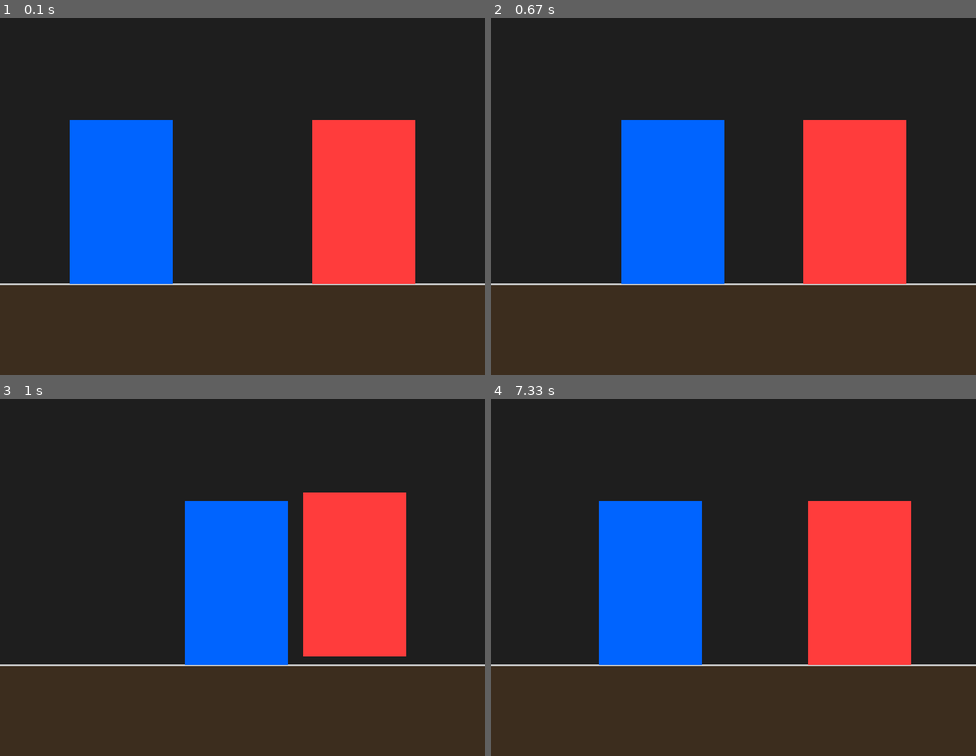
Above: before the commit, frames 1-4 (two rows, left to right).
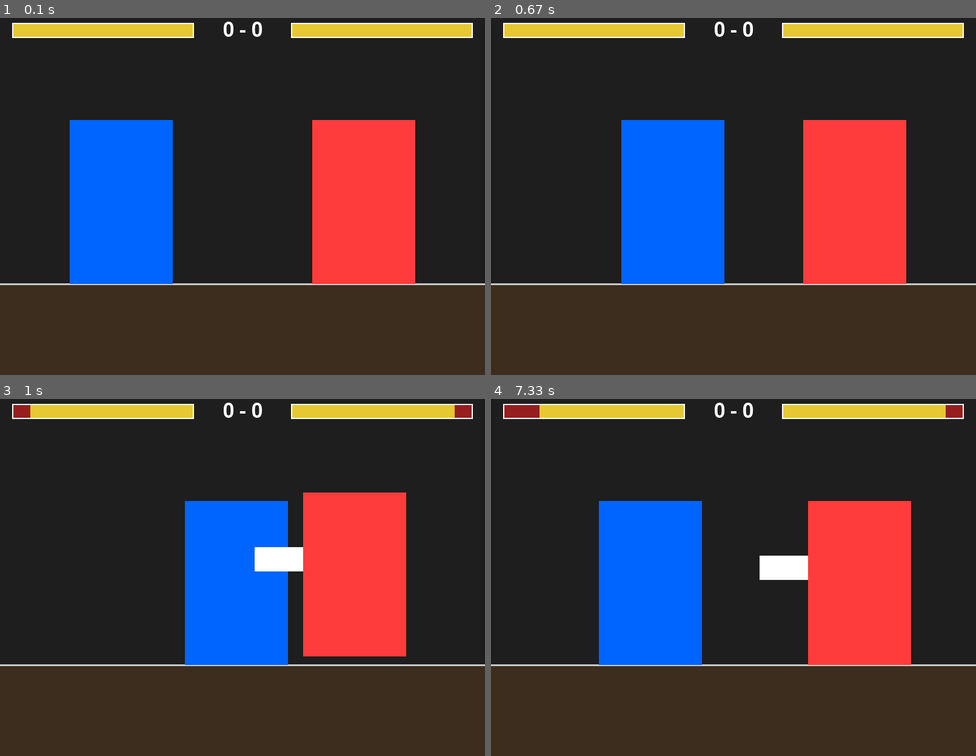
Above: after the commit, the same moments.

Repository: AveryDaGamer/Python-Cubed
Game: pygame game, started from Python Cubed/Pygame Test.py
Two runs of this game, one before a commit and one after it. Both use one fixed random seed, a clock stepped at 60 frames per second and the inputs below.
Inputs:
- Up to frame 1 (0.1 s): no input
- Up to frame 2 (0.67 s): hold Q from 0.33 s (still down); hold D from 0.33 s (still down)
- Up to frame 3 (1 s): release Q at 0.8 s; release D at 0.8 s; hold U from 0.83 s (still down); hold D from 0.83 s (still down); tap J at 0.9 s; tap I at 0.98 s
- Up to frame 4 (7.33 s): tap J at 1.2, 1.4, 1.7, 1.9, 2.23, 2.53, 2.73, 3.03, 3.3, 3.6, 3.73, 4.13, 4.43, 4.8, 5.1, 5.3, 5.6, 5.8, 6.13, 6.43, 6.63, 6.93, 7.2 s; release U at 1.3 s; release D at 1.3 s; hold D 1.33-1.8 s; hold W 1.83-2.13 s; hold D 2.17-2.63 s; tap I at 2.32, 3.82, 5.38, 6.72 s; hold A 2.67-3.2 s; hold A 3.23-3.63 s; hold W 3.67-4.03 s; hold D 4.07-4.7 s; hold A 4.73-5.2 s; hold D 5.23-5.7 s; hold W 5.73-6.03 s; hold D 6.07-6.53 s; hold A 6.57-7.1 s; hold A from 7.13 s (still down); tap U at 7.28 s

The runs differ from the first frame. In frame 1, 3.3% of the frame differs, in the area x 2-98%, y 1-6%; in frame 2, 3.3%; in frame 3, 4.0%, in the area x 2-98%, y 1-49%; in frame 4, 4.0%.

Commit message:
Player Movement, Gravity, Hitbox, Attack, Healthbar, Score.py

Diff:
--- a/Python Cubed/Pygame Test.py
+++ b/Python Cubed/Pygame Test.py
@@ -1,6 +1,8 @@
 import pygame
 pygame.init()
 
+font = pygame.font.Font(None, 48)
+score = [0, 0]  # rounds won: [player1, player2]
 screen = pygame.display.set_mode((800, 600))
 pygame.display.set_caption("My First Pygame")
 GROUND_Y = 450  # y-coordinate of the floor line (150px above the bottom of a 600px window)
@@ -16,7 +18,12 @@
         self.vel_y = 0
         self.on_ground = True
         self.controls = controls  # dict: {'left': key, 'right': key, 'jump': key}
-
+        self.max_health = 100
+        self.health = 100
+        self.facing = 1          # 1 = facing right, -1 = facing left
+        self.attacking = 0       # frames remaining in the current punch
+        self.attack_cooldown = 0 # frames until you can punch again
+        self.has_hit = False     # whether this punch already landed
     def update(self):
         keys = pygame.key.get_pressed()
         if keys[self.controls['left']]:
@@ -27,7 +34,17 @@
         if keys[self.controls['jump']] and self.on_ground:
             self.vel_y = -15
             self.on_ground = False
+        # count down attack timers
+        if self.attacking > 0:
+            self.attacking -= 1
+        if self.attack_cooldown > 0:
+            self.attack_cooldown -= 1
 
+        # start a punch
+        if keys[self.controls['punch']] and self.attack_cooldown == 0:
+            self.attacking = 10       # punch is "out" for 10 frames
+            self.attack_cooldown = 25 # can't punch again for 25 frames total
+            self.has_hit = False
         self.vel_y += 0.8
         self.rect.y += self.vel_y
 
@@ -40,15 +57,24 @@
             self.rect.left = 0
         if self.rect.right > 800:
             self.rect.right = 800
-
-p1_controls = {'left': pygame.K_a, 'right': pygame.K_d, 'jump': pygame.K_w}
-p2_controls = {'left': pygame.K_j, 'right': pygame.K_l, 'jump': pygame.K_i}
+    def get_hitbox(self):
+            if self.attacking <= 0:
+                return None
+            w, h = 80, 40   # sized for your 170x270 players
+            if self.facing == 1:
+                return pygame.Rect(self.rect.right, self.rect.top + 90, w, h)
+            else:
+                return pygame.Rect(self.rect.left - w, self.rect.top + 90, w, h)
+p1_controls = {'left': pygame.K_a, 'right': pygame.K_d, 'jump': pygame.K_w, 'punch': pygame.K_q}
+p2_controls = {'left': pygame.K_j, 'right': pygame.K_l, 'jump': pygame.K_i, 'punch': pygame.K_u}
 
 player1 = Player(200, (0, 100, 255), p1_controls)   # blue, starts left
 player2 = Player(600, (255, 60, 60), p2_controls)   # red, starts right
 
 all_sprites = pygame.sprite.Group()
 all_sprites.add(player1, player2)
+
+
 
 clock = pygame.time.Clock()
 def resolve_player_collision(p1, p2):
@@ -71,24 +97,74 @@
             p.rect.left = 0
         if p.rect.right > 800:
             p.rect.right = 800
+
+def draw_hud(surface, p1, p2, score):
+    BAR_WIDTH = 300
+    BAR_HEIGHT = 25
+    MARGIN = 20
+    Y = 20
+
+    # --- Player 1 bar (left side, drains toward the left) ---
+    p1_ratio = max(p1.health, 0) / p1.max_health
+    # background (red = lost health)
+    pygame.draw.rect(surface, (150, 30, 30), (MARGIN, Y, BAR_WIDTH, BAR_HEIGHT))
+    # foreground (yellow = remaining), anchored to the RIGHT edge so it drains inward like SF
+    p1_fill = int(BAR_WIDTH * p1_ratio)
+    pygame.draw.rect(surface, (230, 200, 50),
+                     (MARGIN + BAR_WIDTH - p1_fill, Y, p1_fill, BAR_HEIGHT))
+    # border
+    pygame.draw.rect(surface, (255, 255, 255), (MARGIN, Y, BAR_WIDTH, BAR_HEIGHT), 2)
+
+    # --- Player 2 bar (right side, mirrored: drains toward the right) ---
+    p2_ratio = max(p2.health, 0) / p2.max_health
+    p2_x = 800 - MARGIN - BAR_WIDTH
+    pygame.draw.rect(surface, (150, 30, 30), (p2_x, Y, BAR_WIDTH, BAR_HEIGHT))
+    p2_fill = int(BAR_WIDTH * p2_ratio)
+    pygame.draw.rect(surface, (230, 200, 50), (p2_x, Y, p2_fill, BAR_HEIGHT))
+    pygame.draw.rect(surface, (255, 255, 255), (p2_x, Y, BAR_WIDTH, BAR_HEIGHT), 2)
+
+    # --- Score in the middle ---
+    score_text = font.render(f"{score[0]} - {score[1]}", True, (255, 255, 255))
+    score_rect = score_text.get_rect(center=(400, Y + BAR_HEIGHT // 2))
+    surface.blit(score_text, score_rect)
+
+
 running = True
-while running: #Main Loop
+while running:  # Main Loop
     for event in pygame.event.get():
         if event.type == pygame.QUIT:
             running = False
-        if event.type == pygame.KEYDOWN:
-            if event.key == pygame.K_SPACE:
-                print("Space was pressed")
 
     all_sprites.update()
     resolve_player_collision(player1, player2)
 
+    # players always face each other
+    player1.facing = 1 if player2.rect.centerx >= player1.rect.centerx else -1
+    player2.facing = 1 if player1.rect.centerx >= player2.rect.centerx else -1
 
+    # hit detection
+    for attacker, defender in ((player1, player2), (player2, player1)):
+        hitbox = attacker.get_hitbox()
+        if hitbox and not attacker.has_hit and hitbox.colliderect(defender.rect):
+            defender.health -= 10
+            attacker.has_hit = True
+
+    # --- drawing ---
     screen.fill((30, 30, 30))
     pygame.draw.rect(screen, (60, 45, 30), (0, GROUND_Y, 800, 600 - GROUND_Y))  # dirt/floor area
     pygame.draw.line(screen, (200, 200, 200), (0, GROUND_Y), (800, GROUND_Y), 3)  # horizon line
     all_sprites.draw(screen)
+
+    # draw punch hitboxes (the visible "fists")
+    for p in (player1, player2):
+        hb = p.get_hitbox()
+        if hb:
+            pygame.draw.rect(screen, (255, 255, 255), hb)
+
+    draw_hud(screen, player1, player2, score)  # HUD drawn last so it is always on top
     pygame.display.update()
     clock.tick(60)
 
 pygame.quit()
+
+pygame.quit()
